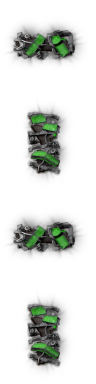
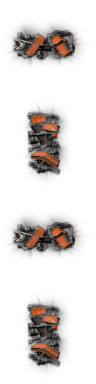
Layers edited between the first and the second 96 × 384 image:
added layer "tier 5" above "tier 4" over [13, 32, 72, 363]
hid "tier 4" over [13, 32, 72, 363]
